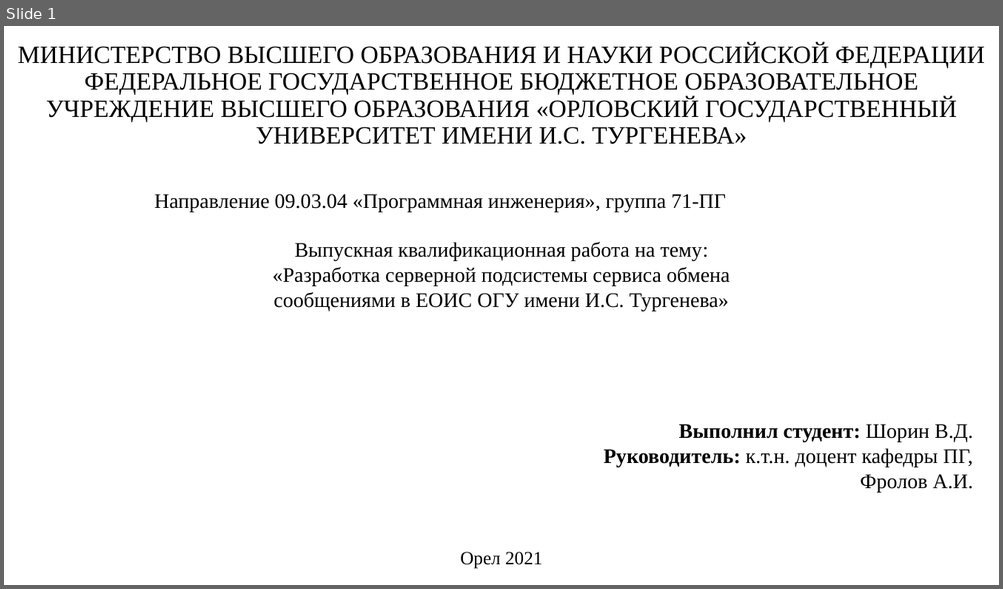
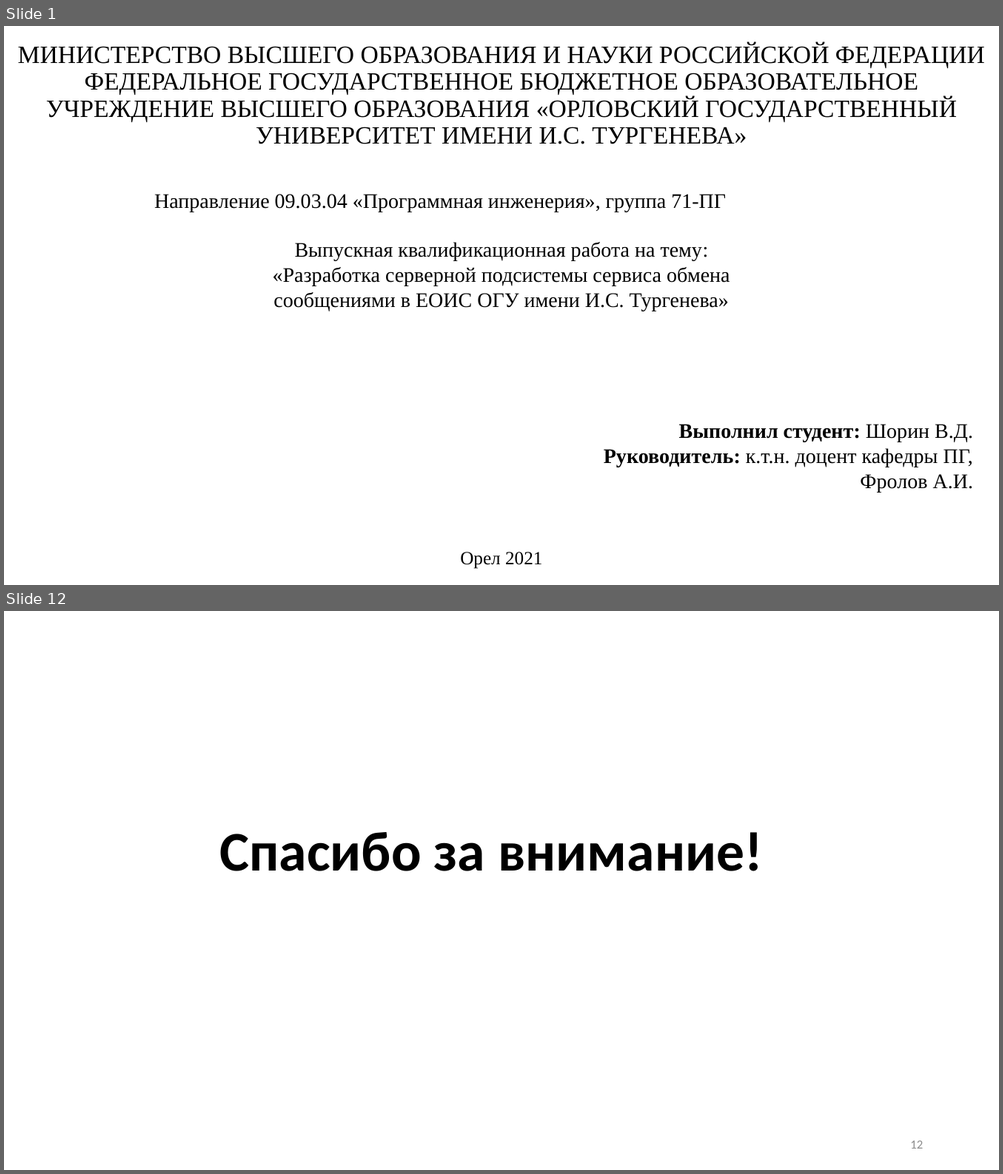
Before and after one commit to Kniger33/Institute, a slide deck: Diploma/Диплом/Преза/ВКР_Шорин.pptx. Shown one above the other, each under a label of ours: slide 1 before the commit, slides 1 and 12 after it; the slides between them are not shown. The pictures are 1003x589 and 1003x1174 pixels, drawn with LibreOffice and Linux fonts; fonts in the diff are those of the drawing. Boxes give left, top, right and bottom in pixels: in the first picture for what was removed or moved away, otherwise in the second. Text is boxed around its words. In the diff, an @@ line names an element or a change of style, - is before the commit and + after.

```diff
--- a/Diploma/Диплом/Преза/ВКР_Шорин.pptx
+++ b/Diploma/Диплом/Преза/ВКР_Шорин.pptx
@@ slide 12 added at (x1=4, y1=611, x2=999, y2=1170), background #FFFFFF @@
@@ title added at (x1=220, y1=832, x2=762, y2=871), 54 pt, text #000000, bold @@
+Спасибо за внимание!
@@ page number added at (x1=910, y1=1141, x2=922, y2=1149), 12 pt, text #8C8C8C @@
+12
```
Also in this commit, not shown: 6 slides changed, 4 other slides added, 2 slides removed, 2 other files.
